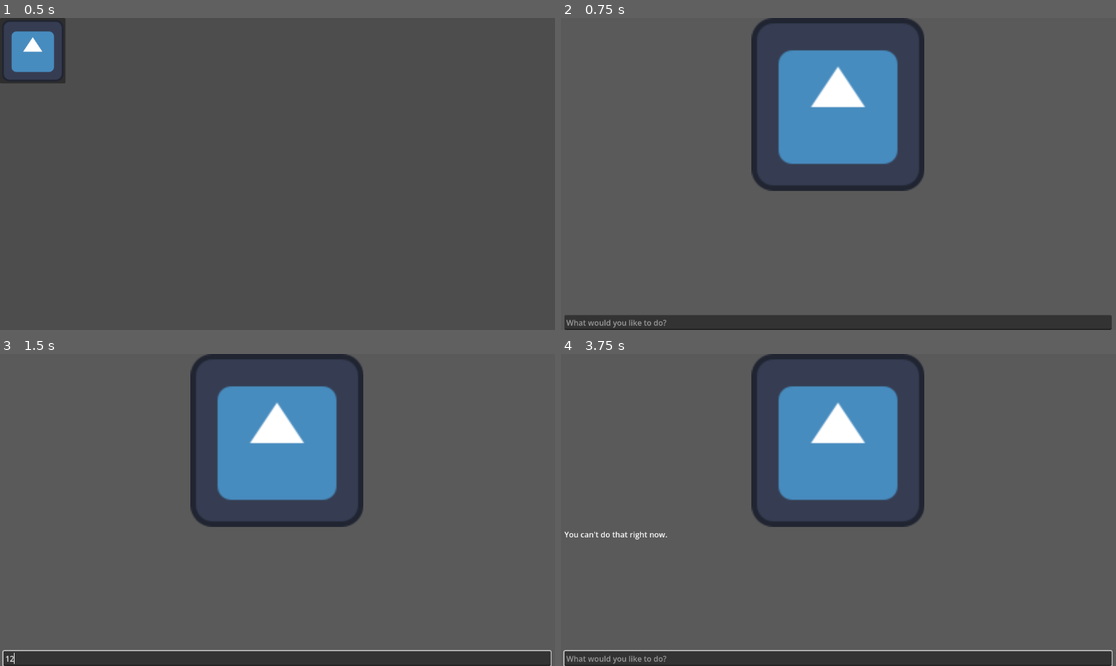
Above: before the commit, frames 1-4 (two rows, left to right).
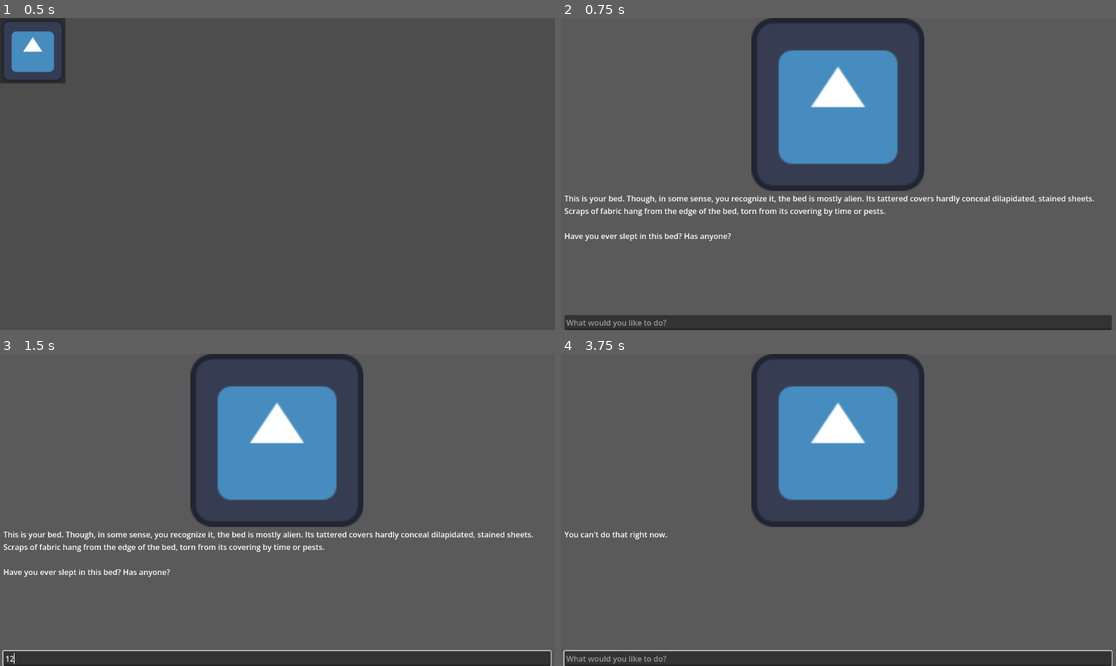
Above: after the commit, the same moments.

Repository: elephantfive/dark-horizon-if
Game: Godot game, scene res://game.tscn
Same seed, same stepped clock (60 frames per second), same inputs: the game is played once before the commit and once after it. The engine's default icon, where the game draws it, is replaced by a stand-in: a white triangle on a blue panel in a dark square.
Inputs (mouse positions are in pixels of both pictures, inside the frame that each line leads up to):
- Up to frame 1 (0.5 s): no input
- Up to frame 2 (0.75 s): click (594, 49) at 0.5 s
- Up to frame 3 (1.5 s): click (277, 659) at 1.27 s; type "12" at 1.35 s
- Up to frame 4 (3.75 s): click (594, 385) at 2 s; click (594, 385) at 2.75 s; tap Enter at 3.5 s

Frame 1 is identical in both runs. In frame 2, 1.6% of the frame differs, in the area x 0-96%, y 56-72%; in frame 3, 1.6%; in frame 4, nothing differs.
Error before the commit: Attempt to call function 'get_as_text' in base 'null instance' on a null instance. (res://resources/text_prompt.gd:55)

Commit message:
Last commit before returning to Twine

Diff:
--- a/game.tscn
+++ b/game.tscn
@@ -19,7 +19,7 @@
 
 [node name="BedPrompt" parent="Village/Hovel/Bed" unique_id=910483 instance=ExtResource("1_80nbo")]
 args = Array[ExtResource("3_7jktm")]([ExtResource("4_ryrav"), ExtResource("5_eow3j")])
-default_text = "res://bed/bed_default.txt"
+default_text = "res://village/hovel/bed/bed_default.txt"
 
 [node name="Nightstand" type="Node" parent="Village/Hovel" unique_id=954254142]
 
--- a/village/hovel/bed/attack.tres
+++ b/village/hovel/bed/attack.tres
@@ -5,6 +5,6 @@
 [resource]
 script = ExtResource("1_p7mb0")
 valid_arguments = Array[String](["attack", "hit", "punch"])
-response_text = "res://bed/attack.txt"
+response_text = "res://village/hovel/bed/attack.txt"
 end_conversation = true
 metadata/_custom_type_script = "uid://cks1j8eei0dcw"
--- a/village/hovel/bed/sleep.tres
+++ b/village/hovel/bed/sleep.tres
@@ -6,7 +6,7 @@
 [resource]
 script = ExtResource("1_5dlbp")
 valid_arguments = Array[String](["sleep", "lay", "rest"])
-response_text = "res://bed/sleep.txt"
+response_text = "res://village/hovel/bed/sleep.txt"
 end_conversation = true
 additional_effect = ExtResource("1_xpcxc")
 metadata/_custom_type_script = "uid://cks1j8eei0dcw"
--- a/village/hovel/bed/sleep_effect.tres
+++ b/village/hovel/bed/sleep_effect.tres
@@ -5,5 +5,5 @@
 [resource]
 script = ExtResource("1_4o7hq")
 target_var = "default_text"
-modify_value = "res://bed/sleep_effect.txt"
+modify_value = "res://village/hovel/bed/sleep_effect.txt"
 metadata/_custom_type_script = "uid://clxnvqyr1gg1n"
--- a/village/hovel/bed/test.tres
+++ /dev/null
@@ -1,7 +0,0 @@
-[gd_resource type="Resource" script_class="Argument" format=3 uid="uid://4br10h58uyoi"]
-
-[ext_resource type="Script" uid="uid://cks1j8eei0dcw" path="res://resources/argument.gd" id="1_gvwda"]
-
-[resource]
-script = ExtResource("1_gvwda")
-metadata/_custom_type_script = "uid://cks1j8eei0dcw"
Not shown, changed: village/hovel/bed/bed_default.txt
Not shown, changed: village/hovel/bed/sleep_effect.txt
